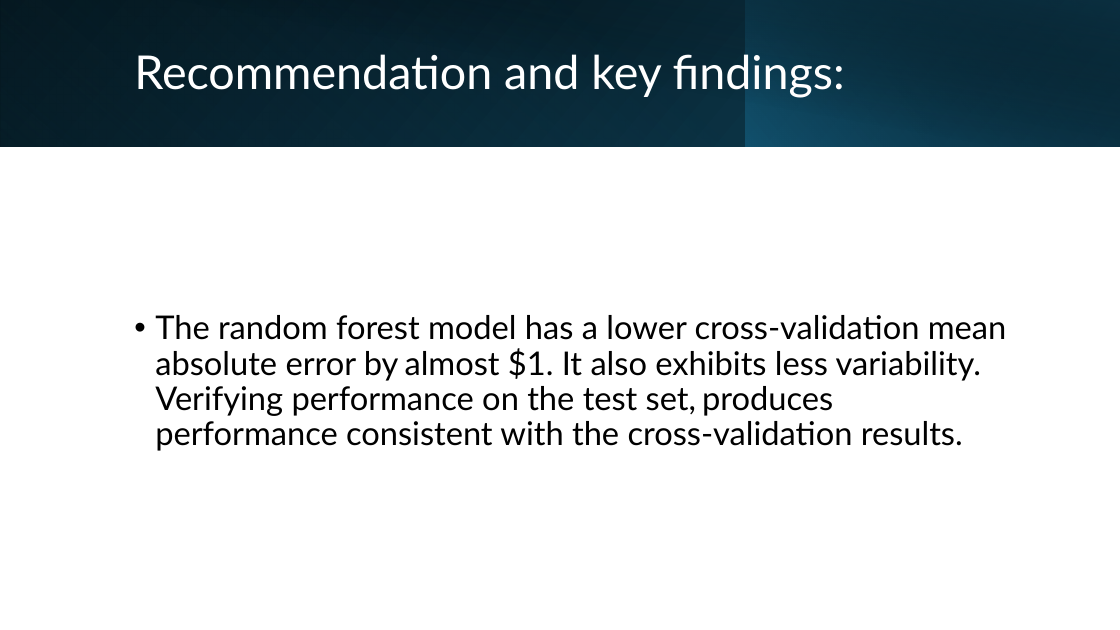
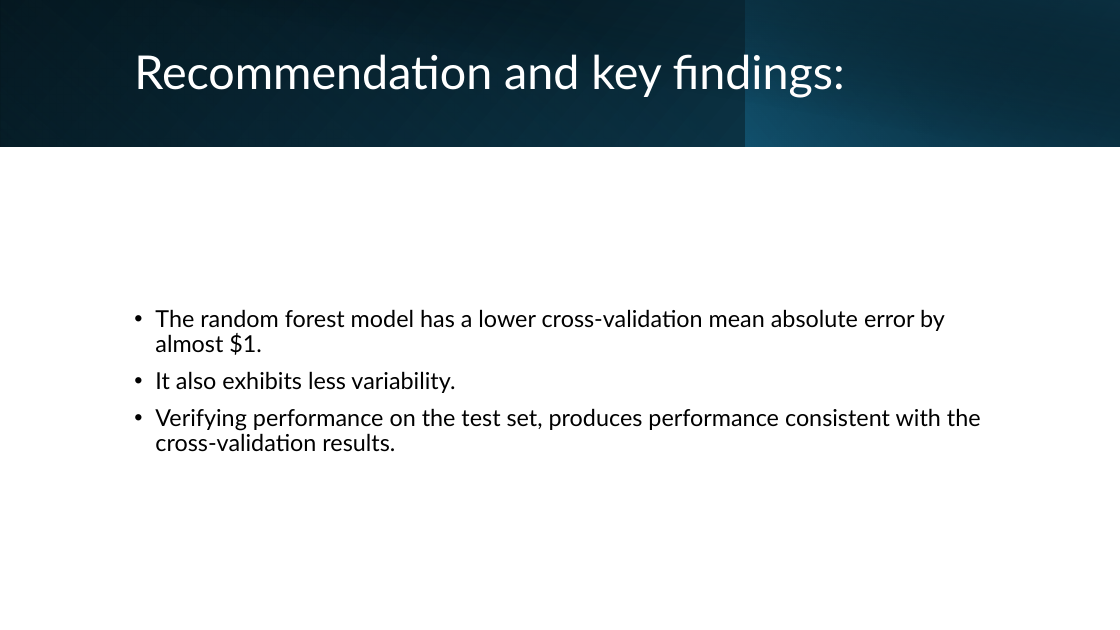
Before and after one commit to npandey472/DataScienceGuidedCapstone, a slide deck: slide 3 of Guided Capstone Presentation - for the Executive Team.pptx. Drawn at 1120x630 pixels with LibreOffice and Linux fonts; fonts in the diff are those of the drawing. Boxes give left, top, right and bottom in pixels: in the first picture for what was removed or moved away, otherwise in the second. Text is boxed around its words. In the diff, an @@ line names an element or a change of style, - is before the commit and + after.

```diff
--- a/Guided Capstone Presentation - for the Executive Team.pptx
+++ b/Guided Capstone Presentation - for the Executive Team.pptx
@@ text at [155,309,981,452]: text changed; size 28 to 20 pt @@
-• The random forest model has a lower cross-validation mean absolute error by almost $1. It also exhibits less variability. Verifying performance on the test set, produces performance consistent with the cross-validation results.
+• The random forest model has a lower cross-validation mean absolute error by almost $1.
+• It also exhibits less variability.
+• Verifying performance on the test set, produces performance consistent with the cross-validation results.
```
Also in this commit, not shown: 4 other slides changed.
